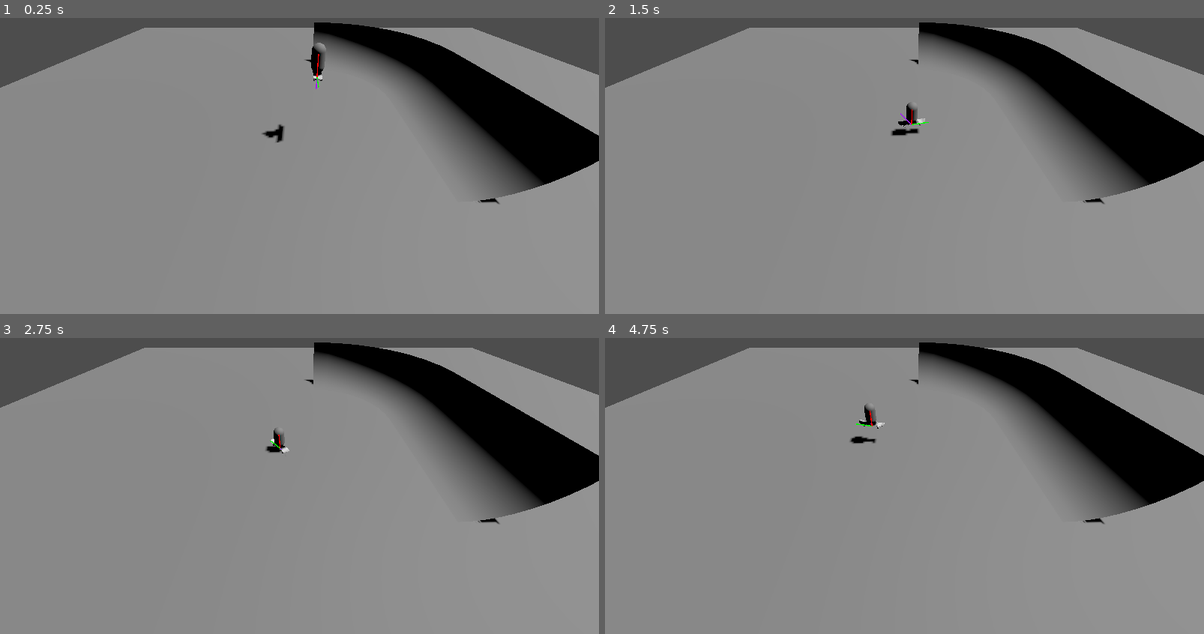
Above: before the commit, frames 1-4 (two rows, left to right).
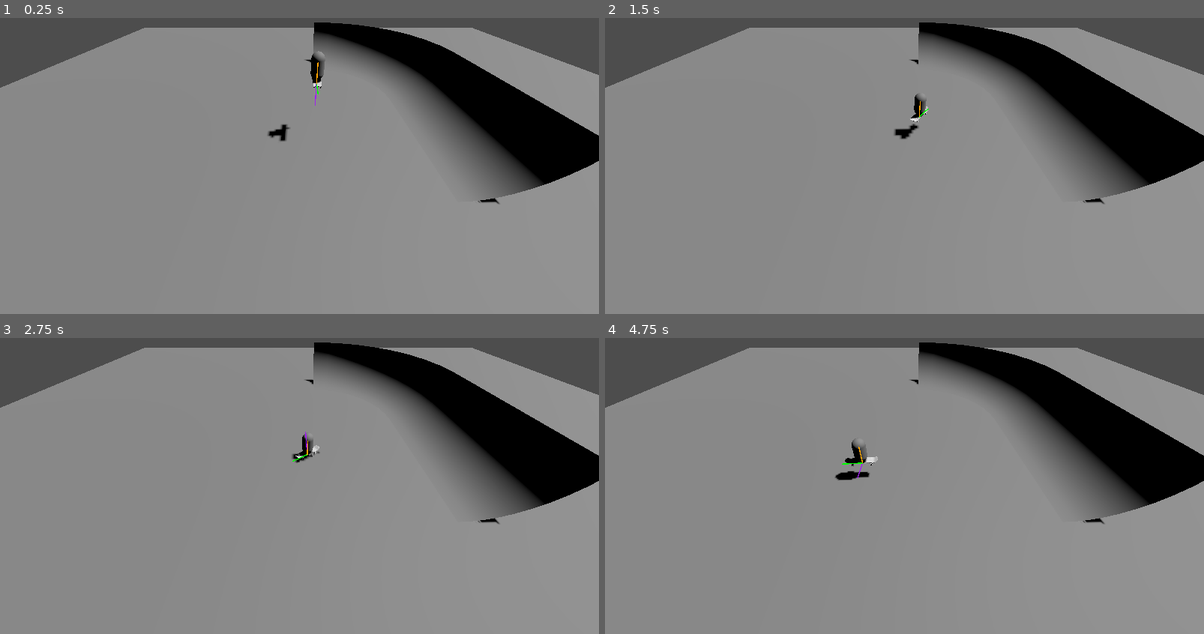
Above: after the commit, the same moments.

Repository: 3deric/GodotSkate
Game: Godot game, scene res://Scenes/testLevel.tscn
Two runs of this game, one before a commit and one after it. Both use one fixed random seed, a clock stepped at 60 frames per second and the inputs below.
Inputs:
- Up to frame 1 (0.25 s): no input
- Up to frame 2 (1.5 s): hold D (Right) 0.53-1.28 s; hold Space (Jump) 0.53-1.28 s; hold S (Backward) from 1.28 s (still down); tap Space (Jump) at 1.35 s
- Up to frame 3 (2.75 s): tap Space (Jump) at 1.52, 1.82 s; release S (Backward) at 2.03 s; hold D (Right) from 2.03 s (still down); hold Space (Jump) from 2.03 s (still down)
- Up to frame 4 (4.75 s): release D (Right) at 2.78 s; release Space (Jump) at 2.78 s; hold W (Forward) 2.78-3.53 s; tap Space (Jump) at 2.85, 3.02, 3.32, 4.35, 4.52 s; hold Space (Jump) 3.53-4.28 s; hold A (Left) from 3.53 s (still down)

The runs differ from the first frame. In frame 1, 0.3% of the frame differs, in the area x 43-55%, y 8-43%; in frame 2, 0.4%; in frame 3, 0.4%; in frame 4, 0.6%, in the area x 38-47%, y 22-49%.

Commit message:
Basic setup of kinematic controller with floor alignment and collision detection

Diff:
--- a/Skategame/Scenes/characterBody3D.tscn
+++ b/Skategame/Scenes/characterBody3D.tscn
@@ -18,15 +18,12 @@
 transform = Transform3D(1, 0, 0, 0, 1, 0, 0, 0, 1, 0, 1, 0)
 shape = SubResource("CapsuleShape3D_cl402")
 
-[node name="MeshInstance3D" type="MeshInstance3D" parent="."]
+[node name="Visuals" type="Node3D" parent="."]
+
+[node name="MeshInstance3D" type="MeshInstance3D" parent="Visuals"]
 transform = Transform3D(0.6, 0, 0, 0, 0.6, 0, 0, 0, 0.6, 0, 0.816679, 0)
 mesh = SubResource("CapsuleMesh_gsf53")
+skeleton = NodePath("../..")
 
-[node name="floor_raycast" type="RayCast3D" parent="."]
-transform = Transform3D(0.999999, 0, 0, 0, 0.999999, 0, 0, 0, 1, 0, 0.363441, 0)
-hit_back_faces = false
-debug_shape_custom_color = Color(0.631373, 0.239216, 0.521569, 1)
-debug_shape_thickness = 1
-
-[node name="skateboard" parent="." instance=ExtResource("1_qu824")]
+[node name="skateboard" parent="Visuals" instance=ExtResource("1_qu824")]
 transform = Transform3D(-4.37114e-08, 0, 1, 0, 1, 0, -1, 0, -4.37114e-08, 0, 0, 0)
--- a/Skategame/Scenes/testLevel.tscn
+++ b/Skategame/Scenes/testLevel.tscn
@@ -42,15 +42,18 @@
 shadow_enabled = true
 
 [node name="PipeStraight" type="StaticBody3D" parent="."]
+collision_mask = 2
 
 [node name="MeshVis" type="MeshInstance3D" parent="PipeStraight"]
 mesh = ExtResource("1_8s6si")
 
-[node name="ColTop" type="CollisionShape3D" parent="PipeStraight"]
-shape = SubResource("ConcavePolygonShape3D_nqx32")
-
 [node name="ColBase" type="CollisionShape3D" parent="PipeStraight"]
 shape = SubResource("ConcavePolygonShape3D_ox4yu")
+
+[node name="PipeStraightTop" type="StaticBody3D" parent="."]
+
+[node name="ColTop" type="CollisionShape3D" parent="PipeStraightTop"]
+shape = SubResource("ConcavePolygonShape3D_nqx32")
 
 [node name="PipeCurve" type="StaticBody3D" parent="."]
 transform = Transform3D(1, 0, 0, 0, 1, 0, 0, 0, 1, 0, 0, -8)
@@ -58,11 +61,15 @@
 [node name="MeshVis" type="MeshInstance3D" parent="PipeCurve"]
 mesh = ExtResource("2_0h3ri")
 
-[node name="ColTop" type="CollisionShape3D" parent="PipeCurve"]
-shape = SubResource("ConcavePolygonShape3D_ghhbi")
-
 [node name="ColBase" type="CollisionShape3D" parent="PipeCurve"]
 shape = SubResource("ConcavePolygonShape3D_etc7n")
+
+[node name="PipeCurveTop" type="StaticBody3D" parent="."]
+transform = Transform3D(1, 0, 0, 0, 1, 0, 0, 0, 1, 0, 0, -8)
+collision_layer = 4
+
+[node name="ColTop" type="CollisionShape3D" parent="PipeCurveTop"]
+shape = SubResource("ConcavePolygonShape3D_ghhbi")
 
 [node name="Camera3D" type="Camera3D" parent="."]
 transform = Transform3D(1, 0, 0, 0, 0.708155, 0.706057, 0, -0.706057, 0.708155, -1.34136, 6.97159, 7.704)
--- a/Skategame/Scripts/characterBody3D.gd
+++ b/Skategame/Scripts/characterBody3D.gd
@@ -1,60 +1,81 @@
 extends CharacterBody3D
 
 
-const acc = 0.5
-const jumpVel = 4.5
+const acc = 10.0
+const jumpVel = 7.0
+const rot = 5.0
+const maxVel = 20.0
 
 var input = Vector3.ZERO
 var gravity = ProjectSettings.get_setting("physics/3d/default_gravity")
 
 var vel = Vector3.ZERO
 
+var grounded = false
+
+
+var visuals = null
+
+func _ready():
+	visuals = get_node("Visuals")
+
 
 func _physics_process(delta):
 	#get inputs
 	_inputHandler()
-	print(velocity)
+	grounded = is_on_floor()
 	#gravity
-	if not is_on_floor():
+	if grounded:
+		up_direction = get_floor_normal()
+	else:
 		velocity.y -= gravity * delta
-	else:
-		global_transform.basis = lerp(global_transform.basis, _groundAlign(get_global_transform().basis, get_floor_normal()), delta* 20)
-
+		up_direction = Vector3.UP
 	# jump input
 	if input.z and is_on_floor():
 		velocity.y = jumpVel
-
 	#accelerate with forward input
-	if input.y != 0 and is_on_floor():
-		velocity += global_transform.basis.z * input.y * acc
-
+	if input.y != 0 and is_on_floor() and velocity.length() < maxVel:
+		velocity += global_transform.basis.z * input.y * acc * delta
 	#decelerate when no forward input
 	if input.y == 0 and is_on_floor():
 		velocity *= 0.95
+	velocity.y -= gravity * delta
+	if input .x != 0:
+		rotate_y(input.x * rot * delta)
 
-	if input .x != 0:
-		rotate_y(input.x * 0.1)
+	if grounded:
+		velocity = _killOrthogonalVelocity(velocity)
+	#print(get_slide_collision(0))
+	move_and_slide()
 
-	velocity = _killOrthogonalVelocity(velocity)
+	var collision = get_slide_collision(0)
+	if collision != null:
+		var collider = collision.get_collider().get_collision_layer()
+		print(collider)
+		#if is_instance_valid(collider):
+   	 	#	if collider.get_collision_layer_bit(3):
+		#		print("layer")
 
-	move_and_slide()
+func _process(delta):
+	var xForm = visuals.global_transform.basis
+	visuals.global_transform.basis = _align(xForm, up_direction, transform.basis.z)
 
 
 func _inputHandler():
 	input.x = int(Input.is_action_pressed("Left")) - int(Input.is_action_pressed("Right"))
 	input.y = int(Input.is_action_pressed("Forward")) - int(Input.is_action_pressed("Backward"))
-	input.z = int(Input.is_action_just_pressed("Jump"))
+	input.z = int(Input.is_action_pressed("Jump"))
 
 func _killOrthogonalVelocity(velocity):
 	var fwdVel = get_global_transform().basis.z * velocity.dot(get_global_transform().basis.z)
 	var ortVel = get_global_transform().basis.x * velocity.dot(get_global_transform().basis.x)
-	var upVel = Vector3.UP * velocity.dot(Vector3.UP)
-	#print(Vector3.UP * velocity.dot(Vector3.UP))
+	var upVel = Vector3.UP  * velocity.dot(Vector3.UP)
 	velocity = fwdVel + ortVel * 0.25 + upVel
 	return velocity
 
-func _groundAlign(xform, normal):
+func _align(xform, normal, fwd):
 	xform.y = normal
+	xform.z = fwd
 	xform.x = -xform.z.cross(normal)
 	xform = xform.orthonormalized()
 	return xform
--- a/Skategame/Scripts/debugView.gd
+++ b/Skategame/Scripts/debugView.gd
@@ -11,7 +11,7 @@
 	_debugDraw(player.global_position, player.global_position + Vector3.UP, Color.RED)
 	_debugDraw(player.global_position, player.global_position + player.transform.basis.z, Color.GREEN)
 	_debugDraw(player.global_position, player.global_position + player.transform.basis.y, Color.RED)
-	#_debugDraw(player.global_position, player.global_position - player.transform.basis.y, Color.ORANGE)
+	_debugDraw(player.global_position, player.global_position + player.up_direction, Color.ORANGE)
 	#_debugDraw(player.global_position, player.global_position + player.transform.basis.x, Color.BLUE)
 	pass
 
Not shown: 1 places in Skategame/Scenes/characterBody3D.tscn that only renumber resources
Not shown: 1 places in Skategame/Scenes/testLevel.tscn that only renumber resources
